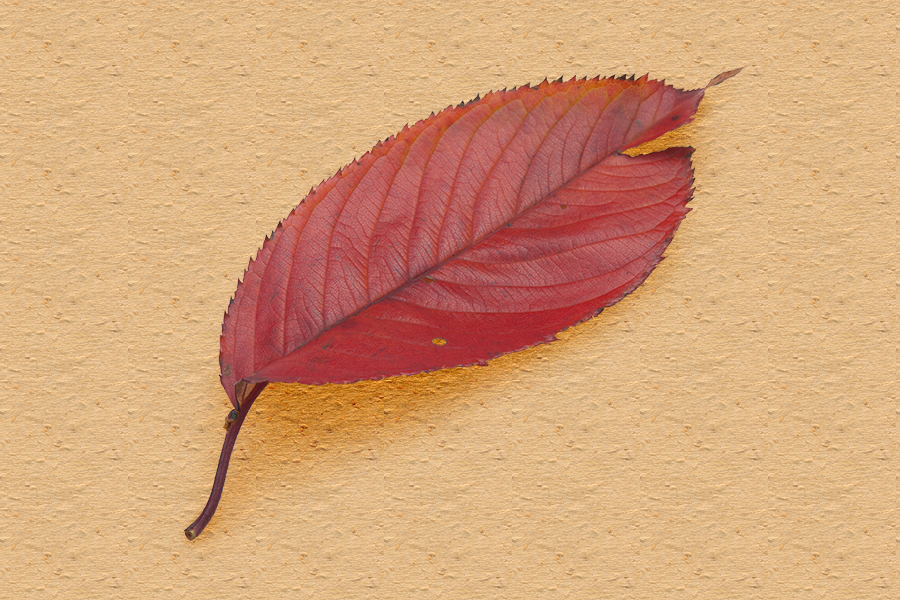
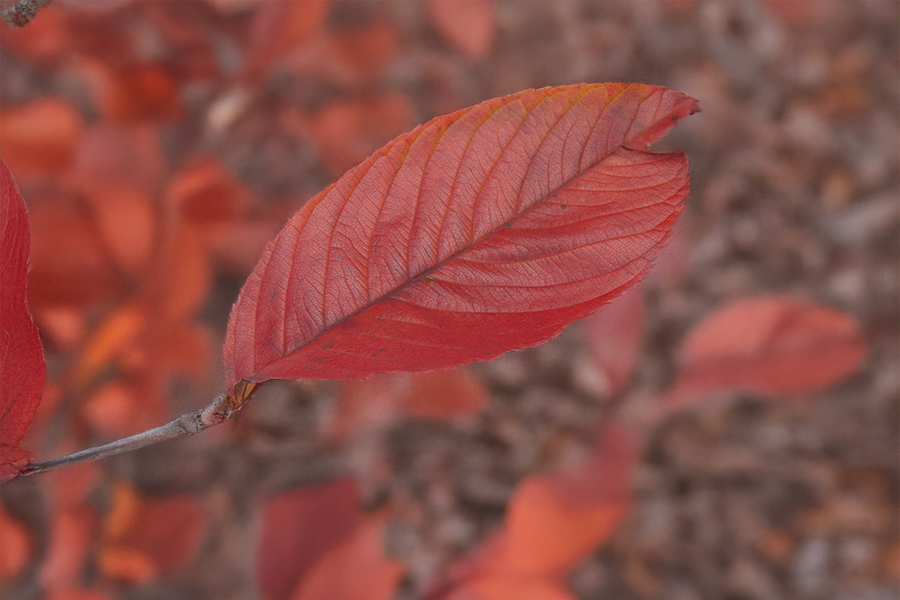
Two versions of the same layered image (900x600). Layer-by-layer changes:
added layer "落葉樹" above "木の葉" over [0, 0, 900, 600]
removed layer "シャドウ" (was overlay) over [156, 59, 741, 574]